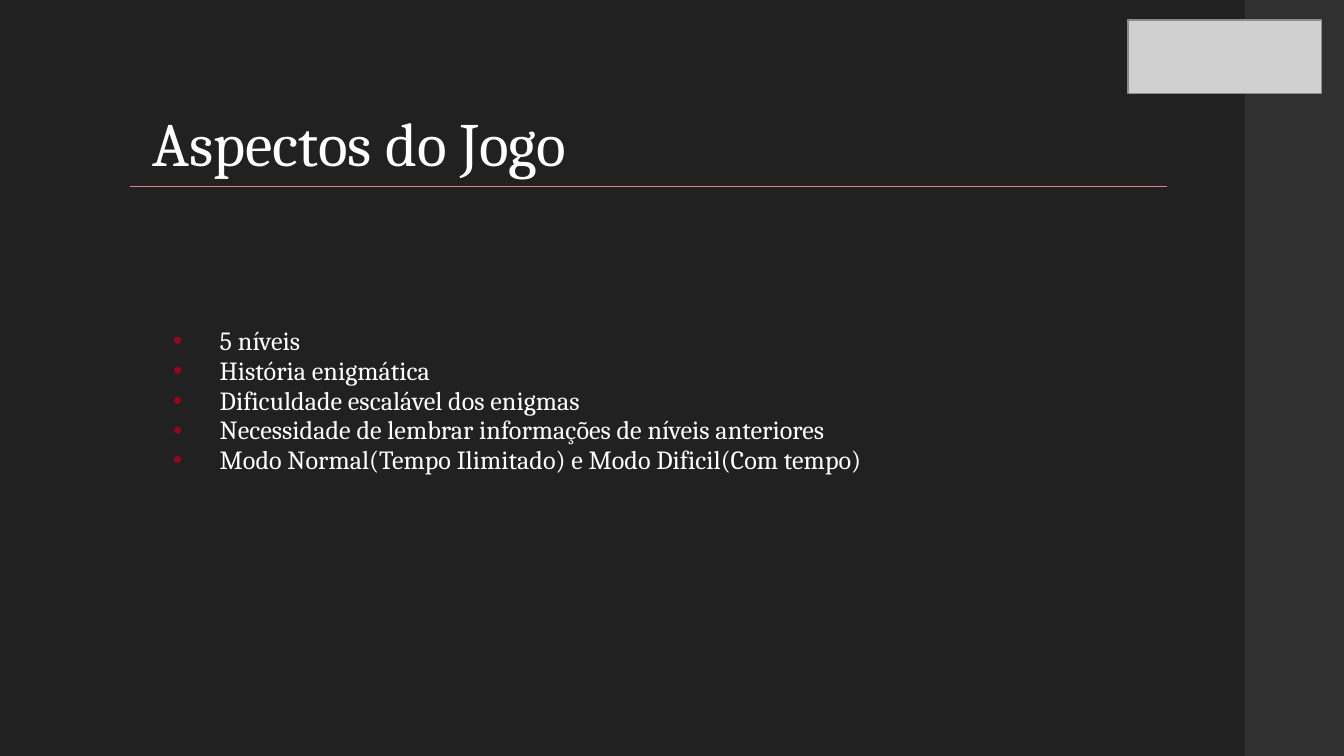
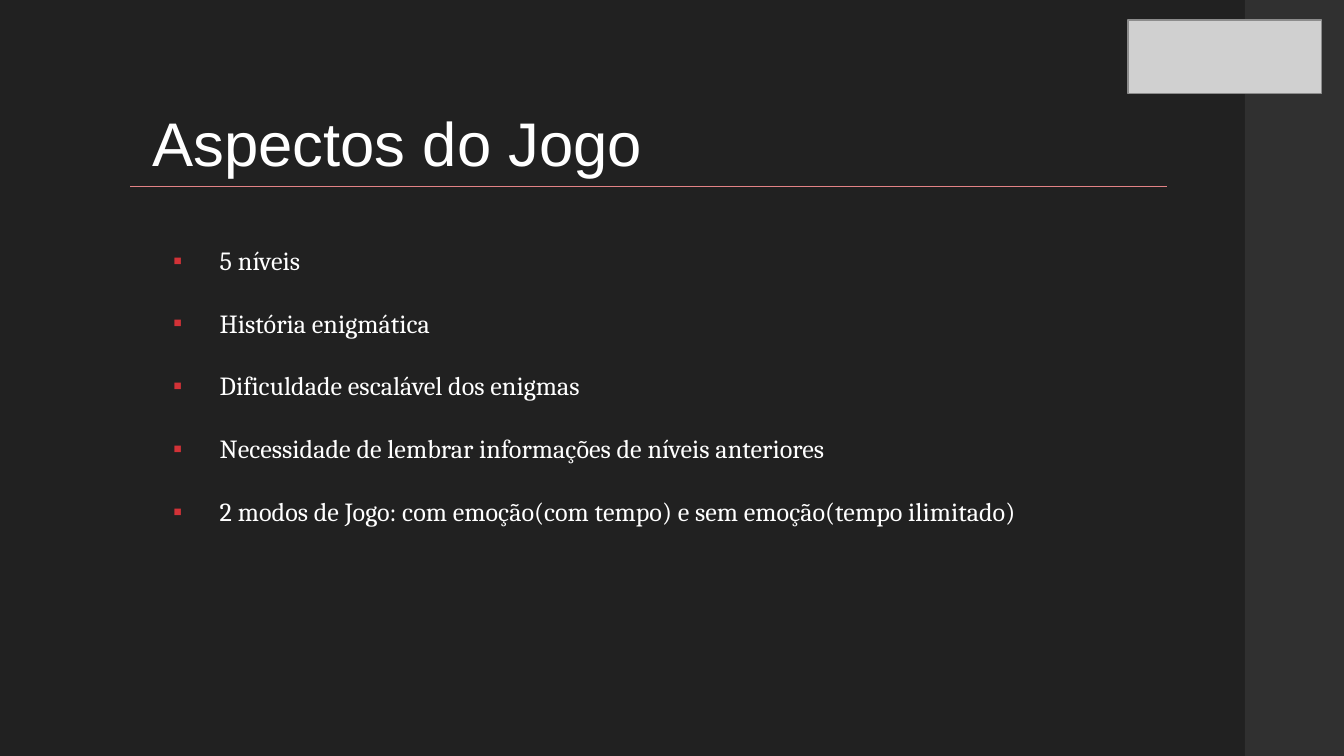
Before and after one commit to brendonborck/mystery_house_game, a slide deck: slide 13 of Apresentacao.pptx. Drawn at 1344x756 pixels with LibreOffice and Linux fonts; fonts in the diff are those of the drawing; grey boxes stand for pictures. Boxes give left, top, right and bottom in pixels: in the first picture for what was removed or moved away, otherwise in the second. Text is boxed around its words. In the diff, an @@ line names an element or a change of style, - is before the commit and + after.

Commit message:
Jogo completo

```diff
--- a/Apresentacao.pptx
+++ b/Apresentacao.pptx
@@ title "Aspectos do Jogo" at [153, 121, 642, 178]: font Cambria to Arial @@
@@ text at [220, 251, 824, 464]: bullet • to ▪; line spacing 0.95 to 2; bullet colour #960618 to #D23237 @@
@@ text at [220, 502, 1015, 527]: text changed @@
-• Modo Normal(Tempo Ilimitado) e Modo Dificil(Com tempo)
+▪ 2 modos de Jogo: com emoção(com tempo) e sem emoção(tempo ilimitado)
```
Also in this commit, not shown: 13 other slides changed, 2 slides added, 2 slides removed, 3 other files.
